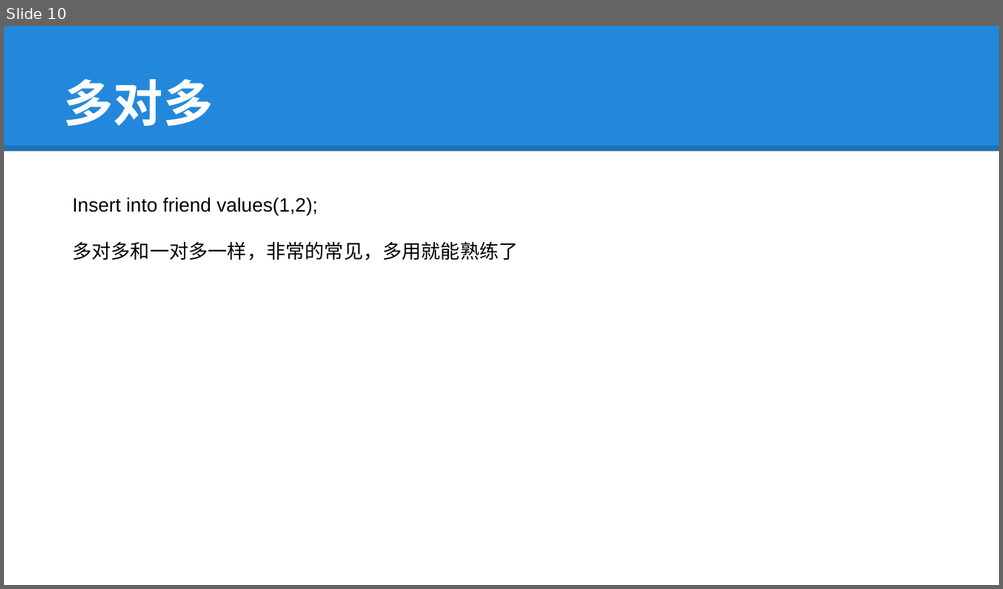
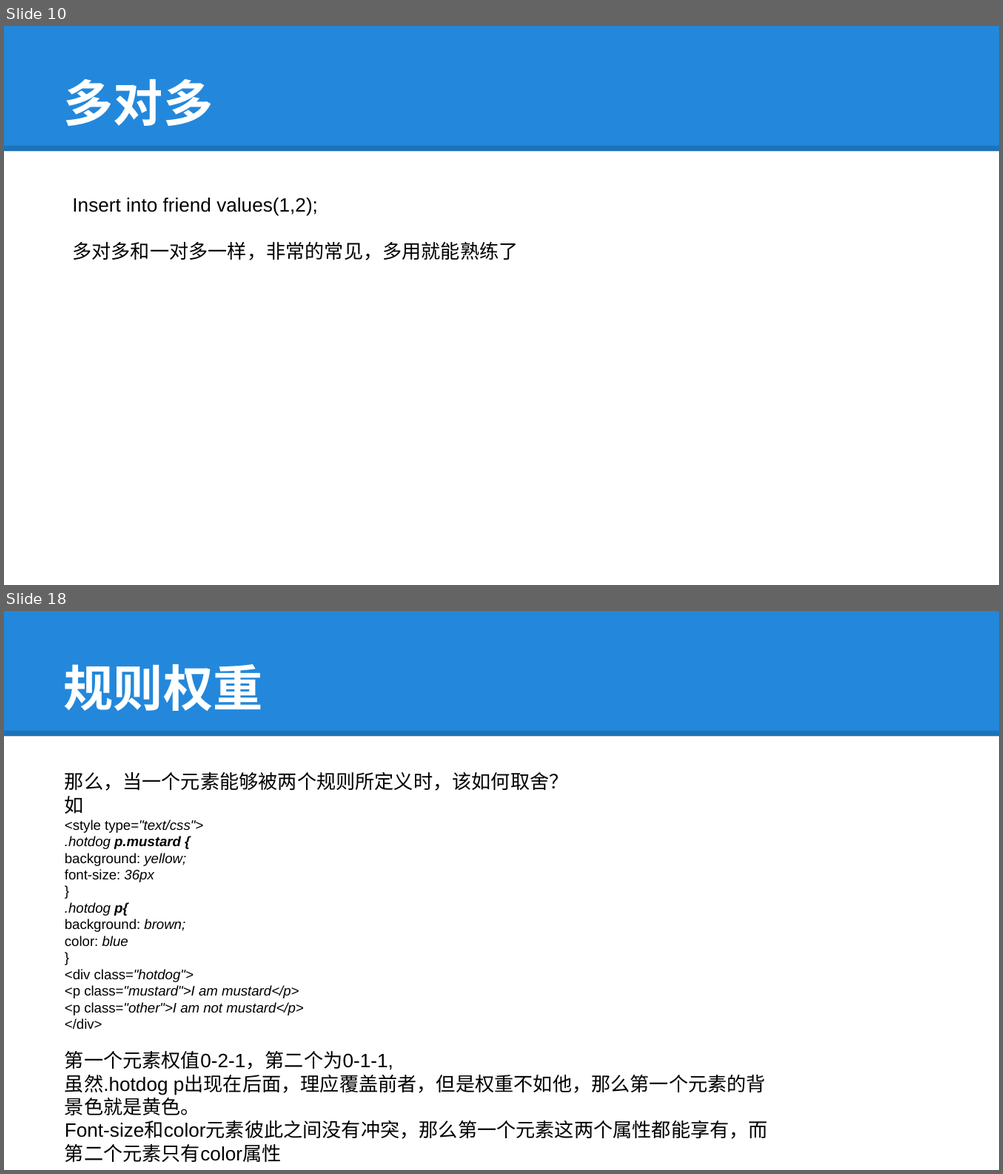
Before and after one commit to tokyojava/java_beginner, a slide deck: 中级/课件/Java15.pptx. Shown one above the other, each under a label of ours: slide 10 before the commit, slides 10 and 18 after it; the slides between them are not shown. The pictures are 1003x589 and 1003x1174 pixels, drawn with LibreOffice and Linux fonts; fonts in the diff are those of the drawing. Boxes give left, top, right and bottom in pixels: in the first picture for what was removed or moved away, otherwise in the second. Text is boxed around its words. In the diff, an @@ line names an element or a change of style, - is before the commit and + after.

```diff
--- a/中级/课件/Java15.pptx
+++ b/中级/课件/Java15.pptx
@@ slide 18 added at [4, 611, 999, 1170], background #FFFFFF; not listed: 2 template elements that a slide beside it also shows @@
@@ title added at [64, 664, 263, 711], 36 pt, text #FFFFFF, bold @@
+规则权重
@@ text added at [65, 772, 768, 1162], 10 pt, text #000000 @@
+那么，当一个元素能够被两个规则所定义时，该如何取舍？
+如
+<style type="text/css">
+.hotdog p.mustard {
+background: yellow;
+font-size: 36px
+}
+.hotdog p{
+background: brown;
+color: blue
+}
+<div class="hotdog">
+<p class="mustard">I am mustard</p>
+<p class="other">I am not mustard</p>
+</div>
+第一个元素权值0-2-1，第二个为0-1-1,
+虽然.hotdog p出现在后面，理应覆盖前者，但是权重不如他，那么第一个元素的背景色就是黄色。
+Font-size和color元素彼此之间没有冲突，那么第一个元素这两个属性都能享有，而第二个元素只有color属性
```
Also in this commit, not shown: 1 slide changed, 8 other slides added, 2 slides removed, 2 other files.
